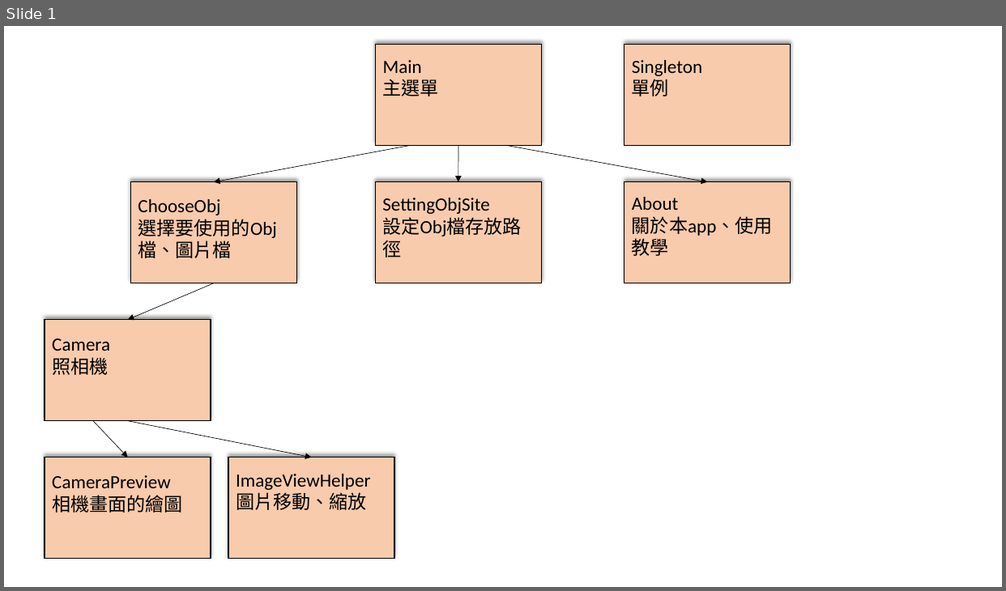
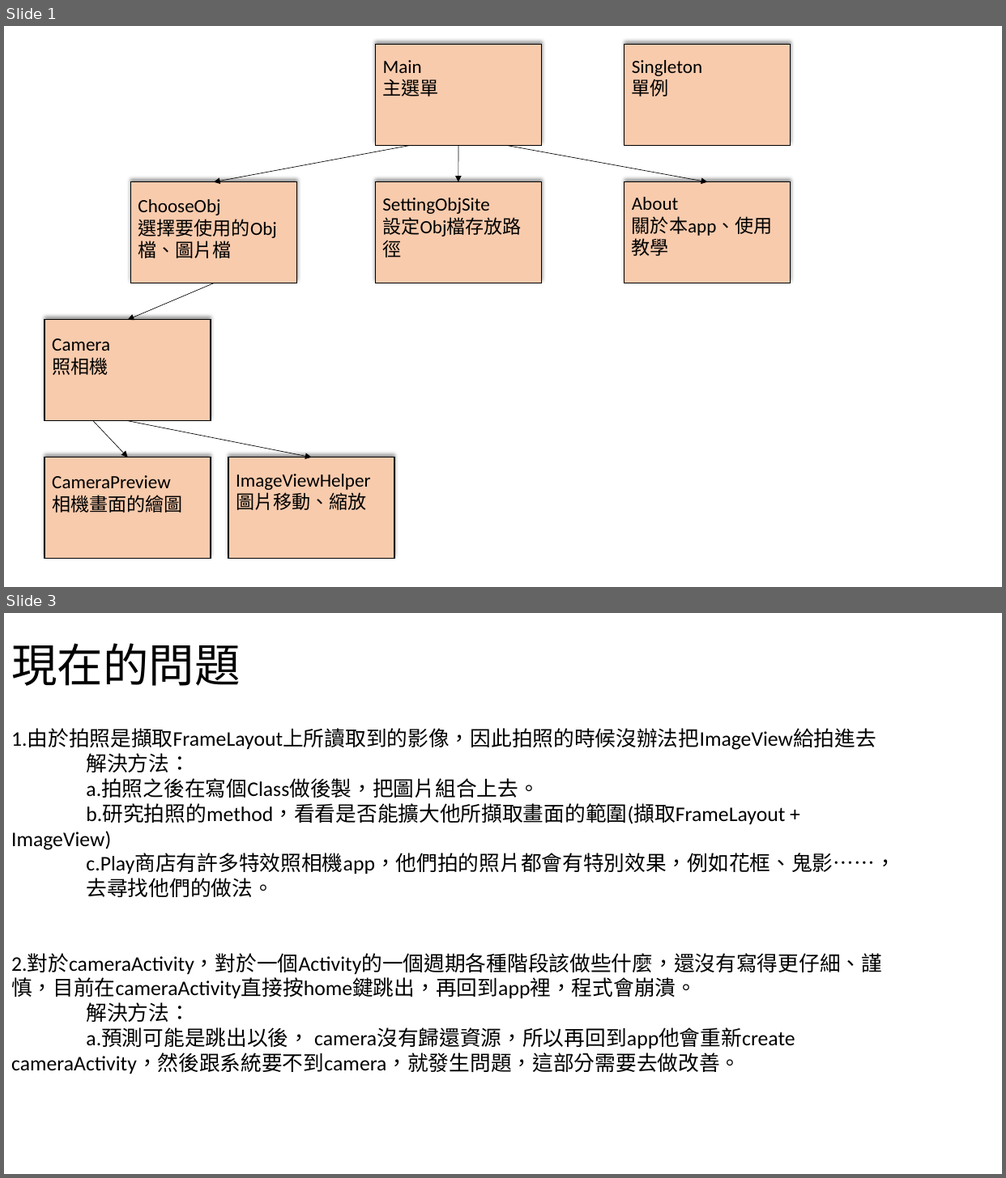
Before and after one commit to Heyyeyaaeyaaaeyaeyaa/baikaeshida, a slide deck: App組/App架構圖.pptx. Shown one above the other, each under a label of ours: slide 1 before the commit, slides 1 and 3 after it; the slides between them are not shown. The pictures are 1006x591 and 1006x1178 pixels, drawn with LibreOffice and Linux fonts; fonts in the diff are those of the drawing. Boxes give left, top, right and bottom in pixels: in the first picture for what was removed or moved away, otherwise in the second. Text is boxed around its words. In the diff, an @@ line names an element or a change of style, - is before the commit and + after.

Commit message:
[修改][app組]新增12/10(二)meeting內容
大偉提出app組問題的內容

```diff
--- a/App組/App架構圖.pptx
+++ b/App組/App架構圖.pptx
@@ slide 3 added at [4,613,1002,1174], background #FFFFFF @@
@@ title added at [11,643,240,686], 44 pt, text #000000 @@
+現在的問題
@@ text added at [11,729,895,1074], 20 pt, text #000000 @@
+1.由於拍照是擷取FrameLayout上所讀取到的影像，因此拍照的時候沒辦法把ImageView給拍進去
+解決方法：
+a.拍照之後在寫個Class做後製，把圖片組合上去。
+b.研究拍照的method，看看是否能擴大他所擷取畫面的範圍(擷取FrameLayout + ImageView)
+c.Play商店有許多特效照相機app，他們拍的照片都會有特別效果，例如花框、鬼影……， 去尋找他們的做法。
+2.對於cameraActivity，對於一個Activity的一個週期各種階段該做些什麼，還沒有寫得更仔細、謹慎，目前在cameraActivity直接按home鍵跳出，再回到app裡，程式會崩潰。
+解決方法：
+a.預測可能是跳出以後， camera沒有歸還資源，所以再回到app他會重新create cameraActivity，然後跟系統要不到camera，就發生問題，這部分需要去做改善。
```
Also in this commit, not shown: 1 slide changed, 3 other slides added.
